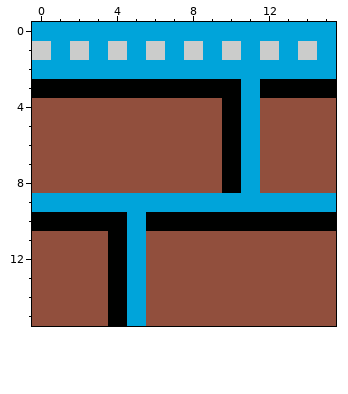
Two versions of one pixel-art sprite, assets/Floor.png. Above is the file before it was changed.
The file is 16x16 pixels.
Once edited:
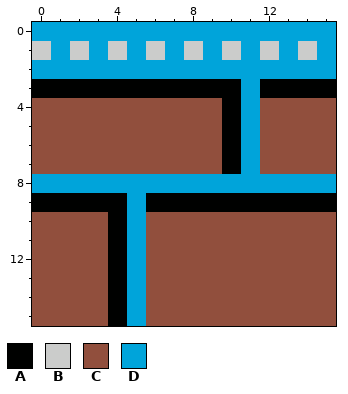
Palette (. is transparent): A #000100  B #cbcccb  C #914f3d  D #00a4da
Diff:
@@ x 0..15 @@
  7 CCCCCCCCCCADCCCC
- 8 CCCCCCCCCCADCCCC
- 9 DDDDDDDDDDDDDDDD
-10 AAAAADAAAAAAAAAA
+ 8 DDDDDDDDDDDDDDDD
+ 9 AAAAADAAAAAAAAAA
+10 CCCCADCCCCCCCCCC
 11 CCCCADCCCCCCCCCC
Boxes around the changes in both pictures, in picture pixels (x1, y1, x2, y2):
changed: (32, 174, 336, 231)
